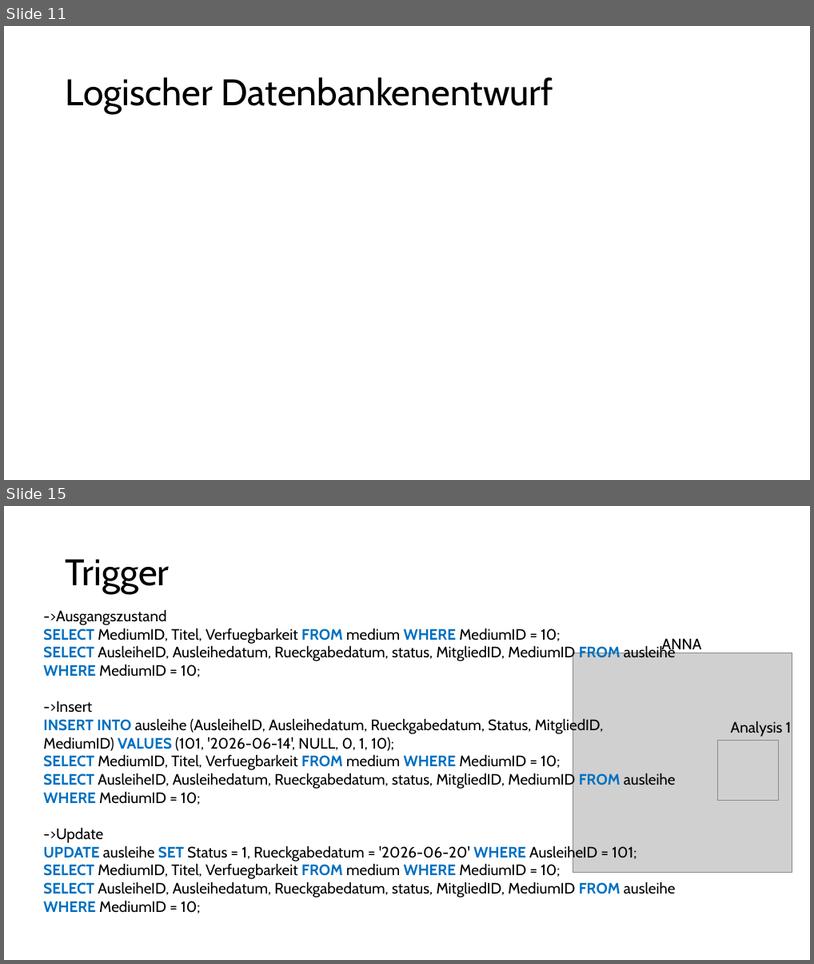
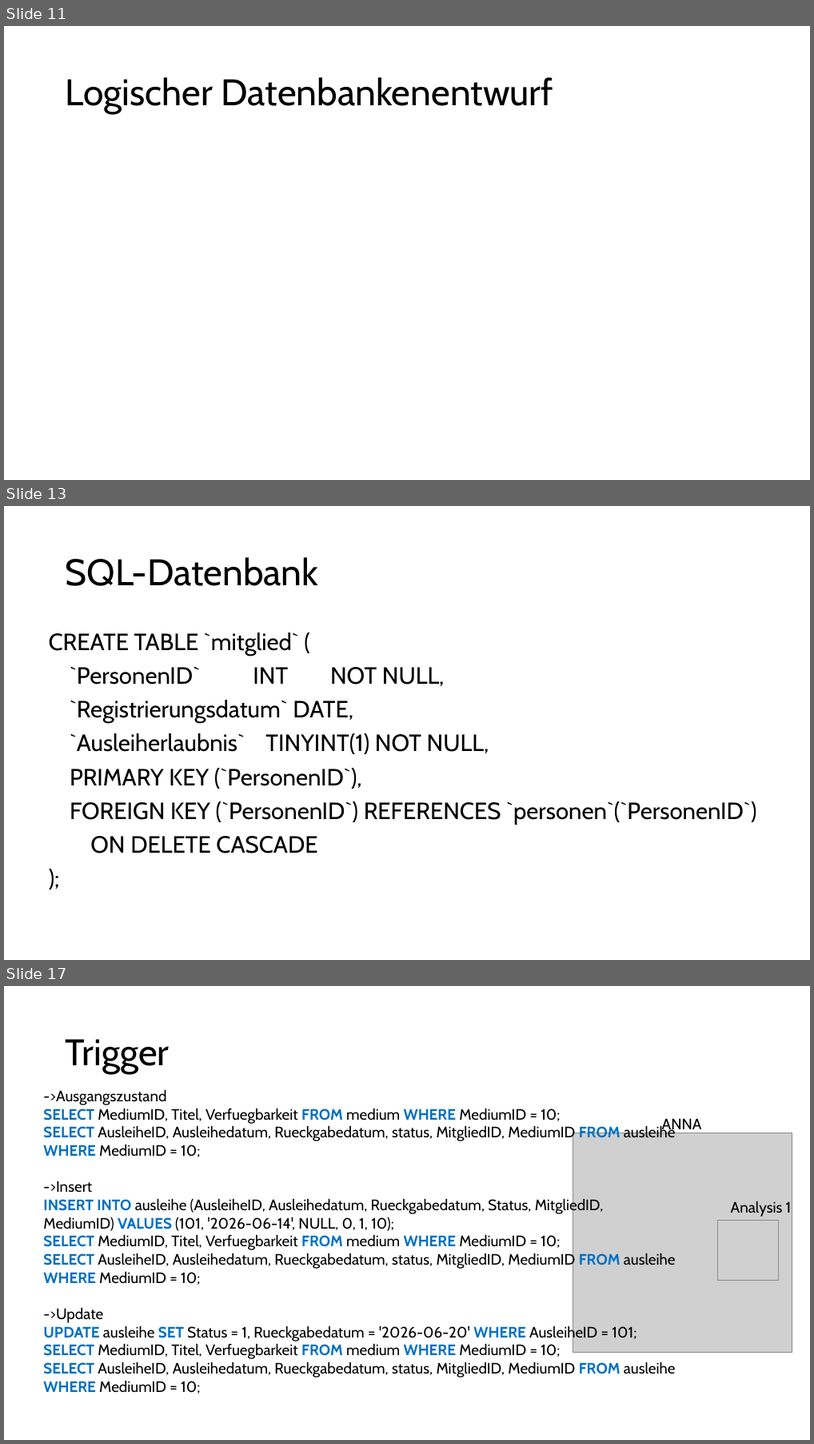
Before and after one commit to mi-0110/datenbanken-bib, a slide deck: BibPräsi.pptx. Shown one above the other, each under a label of ours: slides 11 and 15 before the commit, slides 11, 13 and 17 after it; the slides between them are not shown. The pictures are 814x964 and 814x1444 pixels, drawn with LibreOffice and Linux fonts; fonts in the diff are those of the drawing; grey boxes stand for pictures. Boxes give left, top, right and bottom in pixels: in the first picture for what was removed or moved away, otherwise in the second. Text is boxed around its words. In the diff, an @@ line names an element or a change of style, - is before the commit and + after.

```diff
--- a/BibPräsi.pptx
+++ b/BibPräsi.pptx
@@ slide 13 added at [4,506,810,960], background #FFFFFF @@
@@ title added at [66,557,319,586], 44 pt, text #000000 @@
+SQL-Datenbank
@@ text added at [49,632,757,853], 28 pt, text #000000 @@
+CREATE TABLE `mitglied` (
+`PersonenID` INT NOT NULL,
+`Registrierungsdatum` DATE,
+`Ausleiherlaubnis` TINYINT(1) NOT NULL,
+PRIMARY KEY (`PersonenID`),
+FOREIGN KEY (`PersonenID`) REFERENCES `personen`(`PersonenID`)
+ON DELETE CASCADE
+);
@@ what was slide 15 is now slide 17 @@
```
Also in this commit, not shown: 1 slide changed, 3 other slides added, 2 slides removed, 11 other files.
